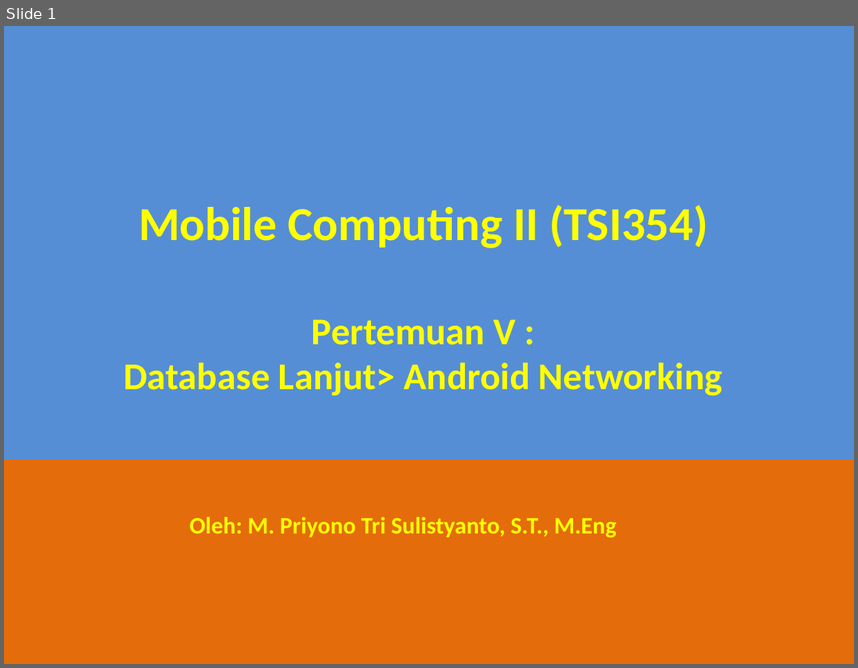
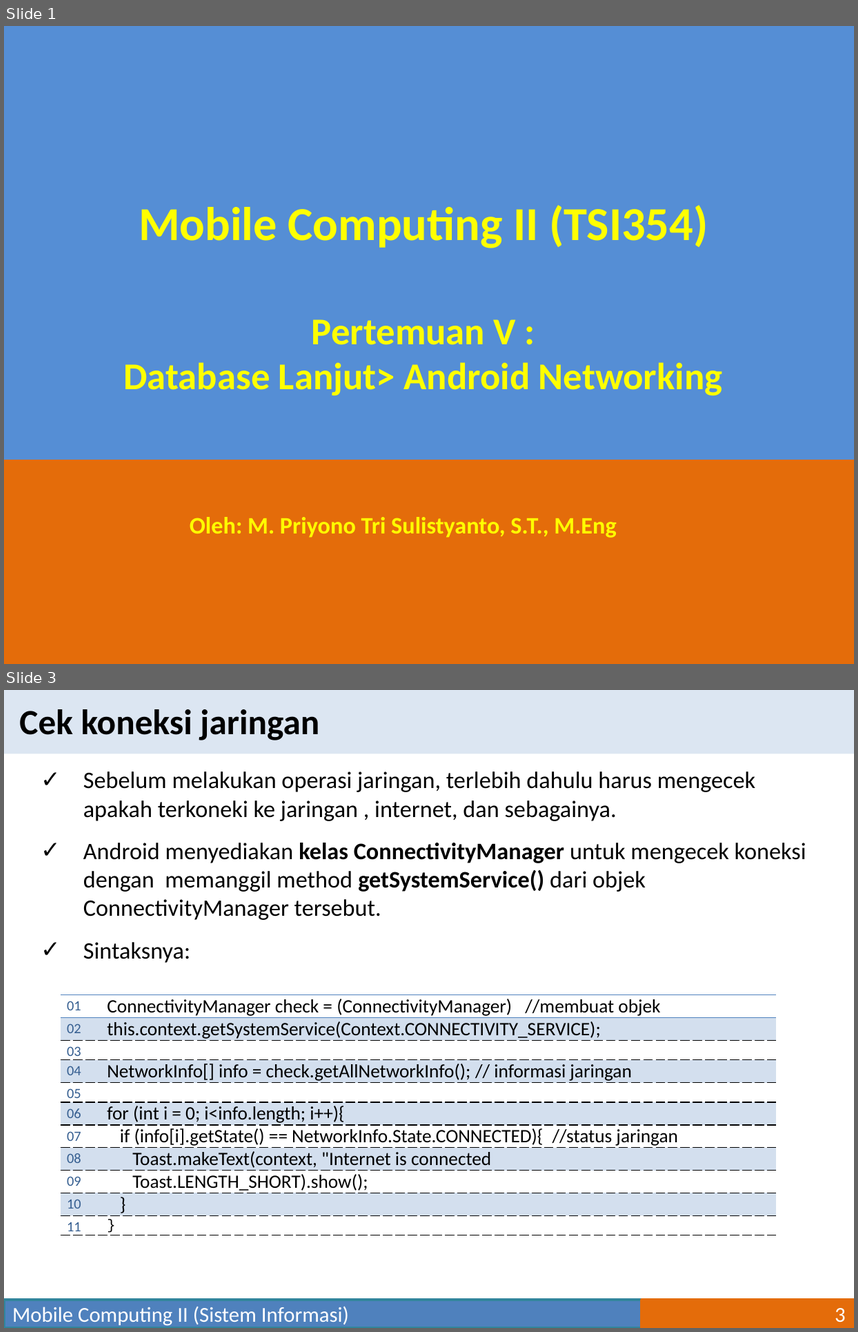
Before and after one commit to mpriyonots/Mobile-Computing-II, a slide deck: materi/Mobile Computing II-05.pptx. Shown one above the other, each under a label of ours: slide 1 before the commit, slides 1 and 3 after it; the slides between them are not shown. The pictures are 858x668 and 858x1332 pixels, drawn with LibreOffice and Linux fonts; fonts in the diff are those of the drawing. Boxes give left, top, right and bottom in pixels: in the first picture for what was removed or moved away, otherwise in the second. Text is boxed around its words. In the diff, an @@ line names an element or a change of style, - is before the commit and + after.

```diff
--- a/materi/Mobile Computing II-05.pptx
+++ b/materi/Mobile Computing II-05.pptx
@@ slide 3 added at [4, 690, 854, 1328], background #FFFFFF @@
@@ rectangle added at [4, 690, 854, 753], fill #DCE6F2 @@
@@ text added at [19, 709, 319, 740], 30 pt, text #000000, bold @@
+Cek koneksi jaringan
@@ text added at [83, 771, 806, 963], 20 pt, text #000000 @@
+✓ Sebelum melakukan operasi jaringan, terlebih dahulu harus mengecek apakah terkoneki ke jaringan , internet, dan sebagainya.
+✓ Android menyediakan kelas ConnectivityManager untuk mengecek koneksi dengan memanggil method getSystemService() dari objek ConnectivityManager tersebut.
+✓ Sintaksnya:
@@ table added at [61, 994, 776, 1238], 11 rows, 2 columns @@
+01 | ConnectivityManager check = (ConnectivityManager) //membuat objek
+02 | this.context.getSystemService(Context.CONNECTIVITY_SERVICE);
+03 | 
+04 | NetworkInfo[] info = check.getAllNetworkInfo(); // informasi jaringan
+05 | 
+06 | for (int i = 0; i<info.length; i++){
+07 | if (info[i].getState() == NetworkInfo.State.CONNECTED){ //status jaringan
+08 | Toast.makeText(context, "Internet is connected
+09 | Toast.LENGTH_SHORT).show();
+10 | }
+11 | }
@@ rectangle added at [4, 1299, 642, 1328], fill #4F81BD, outline #31859C 2 pt, 18 pt, text #FFFFFF @@
+Mobile Computing II (Sistem Informasi)
@@ page number added at [642, 1299, 854, 1328], fill #E46C0A, outline #E46C0A 2 pt, 18 pt, text #FFFFFF @@
+3
```
Also in this commit, not shown: 1 slide changed, 7 other slides added, 1 slide removed, 1 other file.
